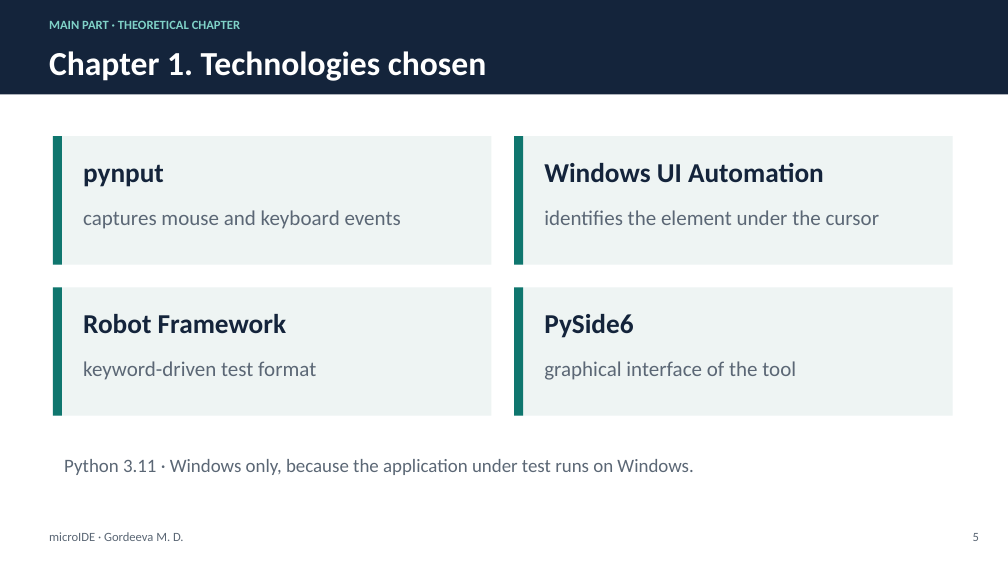
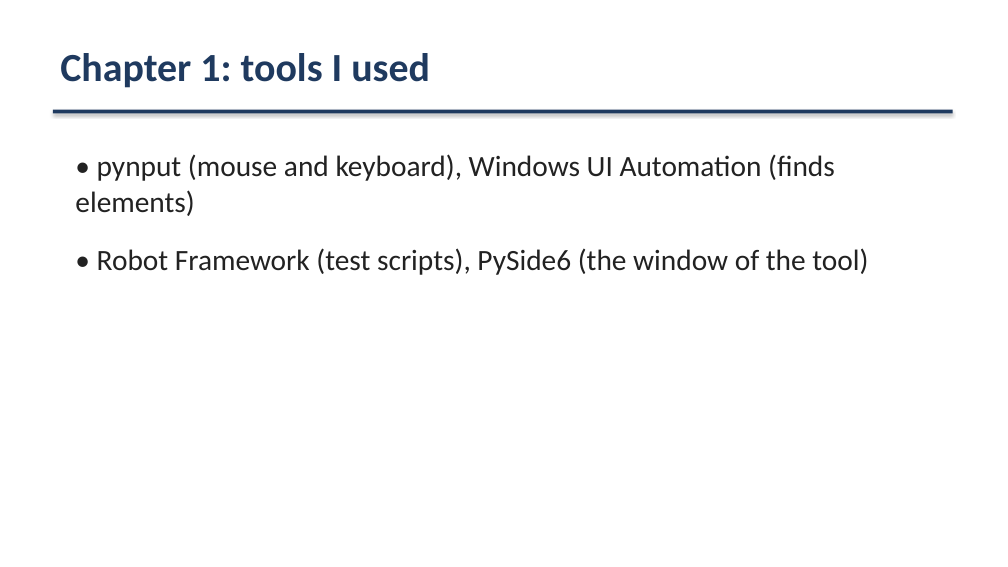
Before and after one commit to gordi27/microide, a slide deck: slide 5 of presentation/microIDE_presentation.pptx. Drawn at 1008x567 pixels with LibreOffice and Linux fonts; fonts in the diff are those of the drawing. Boxes give left, top, right and bottom in pixels: in the first picture for what was removed or moved away, otherwise in the second. Text is boxed around its words. In the diff, an @@ line names an element or a change of style, - is before the commit and + after.

```diff
--- a/presentation/microIDE_presentation.pptx
+++ b/presentation/microIDE_presentation.pptx
@@ text removed at box(49, 21, 240, 29) @@
-MAIN PART · THEORETICAL CHAPTER
@@ text at box(60, 53, 430, 88): text changed; size 32 to 38 pt; text colour #FFFFFF to #1F3A5F @@
-Chapter 1. Technologies chosen
+Chapter 1: tools I used
@@ rectangle: place and size @@
-rectangle at box(0, 0, 1008, 95)
+rectangle at box(53, 110, 953, 113)
@@ rectangle at box(53, 110, 953, 113): fill #14243B to #1F3A5F; shadow on @@
@@ rectangle removed at box(53, 136, 492, 265) @@
@@ rectangle removed at box(53, 136, 62, 265) @@
@@ rectangle removed at box(514, 136, 953, 265) @@
@@ rectangle removed at box(514, 136, 523, 265) @@
@@ text added at box(75, 154, 868, 275), 28 pt, text #222222 @@
+• pynput (mouse and keyboard), Windows UI Automation (finds elements)
+• Robot Framework (test scripts), PySide6 (the window of the tool)
@@ text removed at box(83, 164, 164, 187) @@
-pynput
@@ text removed at box(544, 163, 824, 182) @@
-Windows UI Automation
@@ text removed at box(83, 210, 401, 229) @@
-captures mouse and keyboard events
@@ text removed at box(544, 210, 880, 225) @@
-identifies the element under the cursor
@@ rectangle removed at box(53, 287, 492, 416) @@
@@ rectangle removed at box(53, 287, 62, 416) @@
@@ rectangle removed at box(514, 287, 953, 416) @@
@@ rectangle removed at box(514, 287, 523, 416) @@
@@ text removed at box(83, 314, 287, 333) @@
-Robot Framework
@@ text removed at box(544, 314, 633, 338) @@
-PySide6
@@ text removed at box(83, 361, 316, 380) @@
-keyword-driven test format
@@ text removed at box(544, 361, 796, 380) @@
-graphical interface of the tool
@@ text removed at box(64, 459, 693, 475) @@
-Python 3.11 · Windows only, because the application under test runs on Windows.
@@ text removed at box(49, 532, 184, 541) @@
-microIDE · Gordeeva M. D.
@@ text removed at box(973, 533, 979, 541) @@
-5
```
Also in this commit, not shown: 3 other slides changed, 5 slides added, 5 slides removed, 1 other file.
